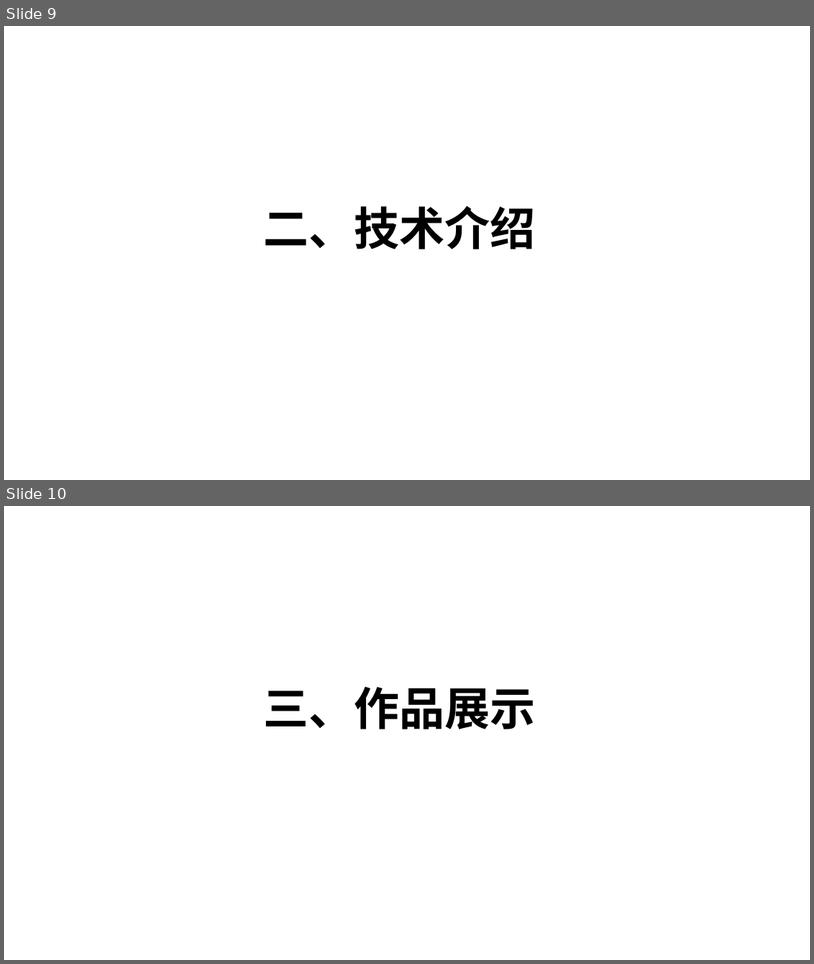
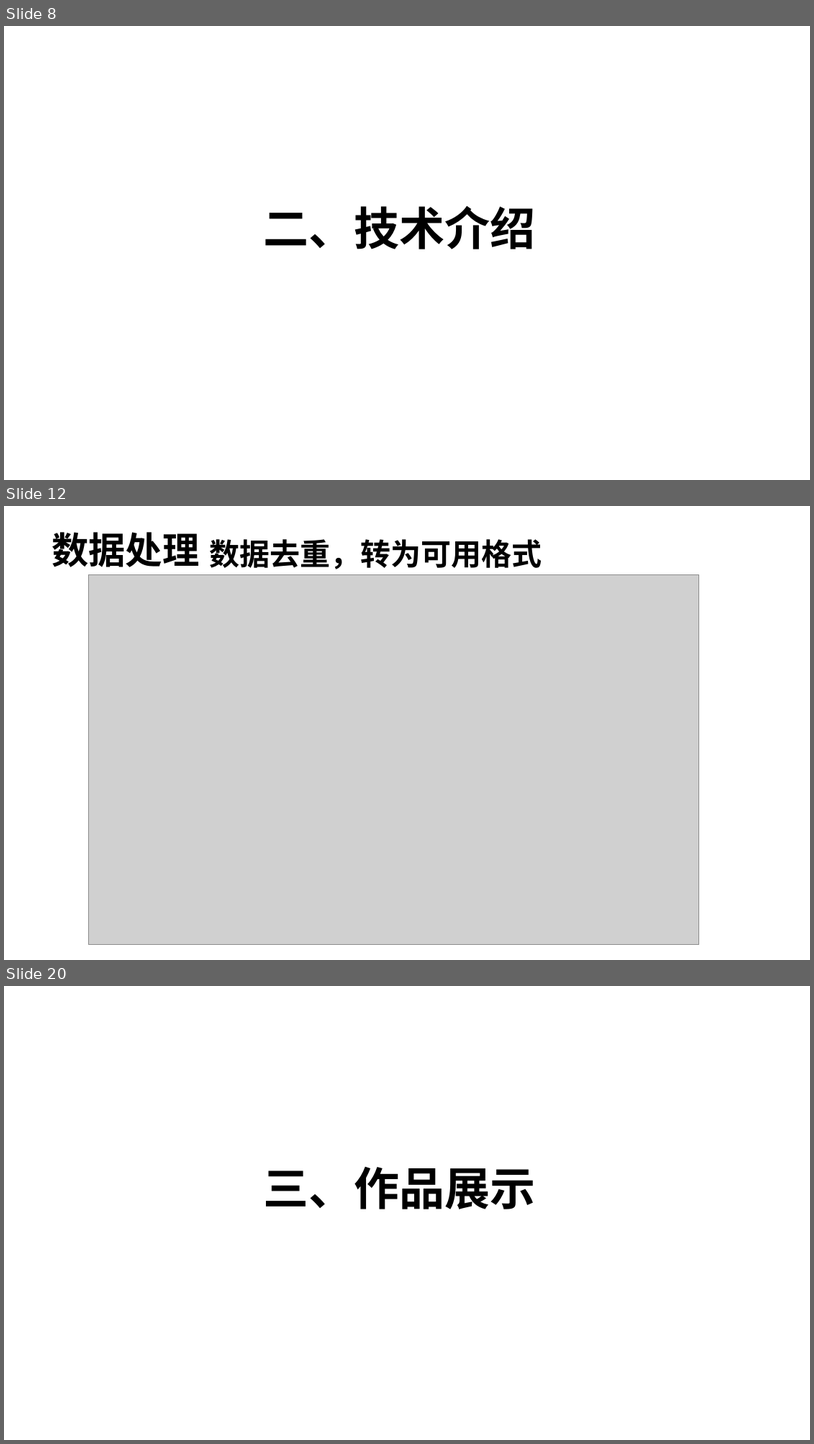
Before and after one commit to wanqqq29/2077CommentAnalyze, a slide deck: 材料/PPT/答辩v1.pptx. Shown one above the other, each under a label of ours: slides 9 and 10 before the commit, slides 8, 12 and 20 after it; the slides between them are not shown. The pictures are 814x964 and 814x1444 pixels, drawn with LibreOffice and Linux fonts; fonts in the diff are those of the drawing; grey boxes stand for pictures; background and template pictures are left out. Boxes give left, top, right and bottom in pixels: in the first picture for what was removed or moved away, otherwise in the second. Text is boxed around its words. In the diff, an @@ line names an element or a change of style, - is before the commit and + after.

```diff
--- a/材料/PPT/答辩v1.pptx
+++ b/材料/PPT/答辩v1.pptx
@@ slide 12 added at box(4, 506, 810, 960), background picture (left out) @@
@@ text added at box(52, 532, 199, 567), 44 pt, text #000000, bold @@
+数据处理
@@ text added at box(209, 539, 542, 569), 36 pt, text #000000, bold @@
+数据去重，转为可用格式
@@ picture added at box(88, 575, 699, 944) @@
@@ what was slide 9 is now slide 8 @@
@@ what was slide 10 is now slide 20 @@
```
Also in this commit, not shown: 5 slides changed, 16 other slides added, 3 slides removed, 3 other files.
